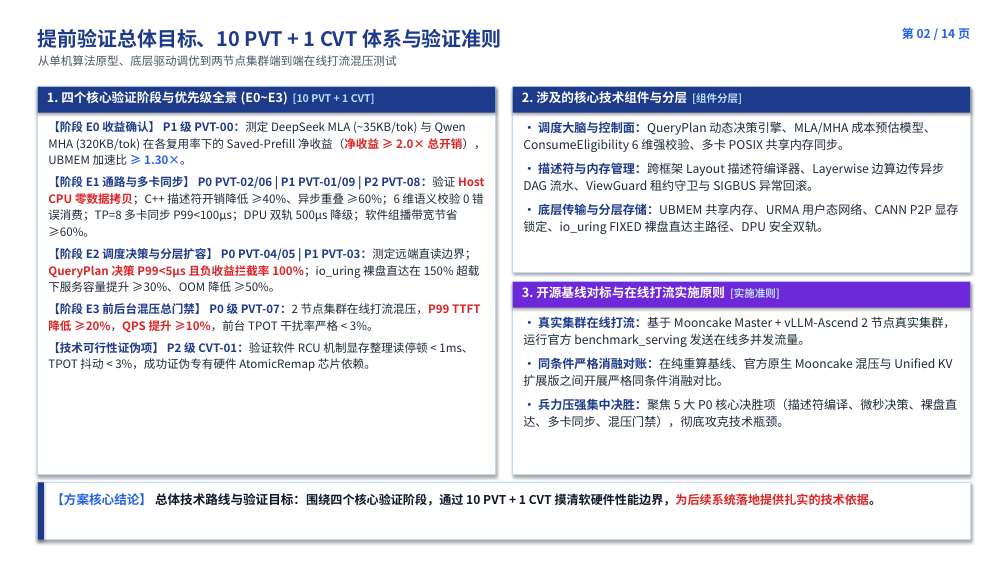
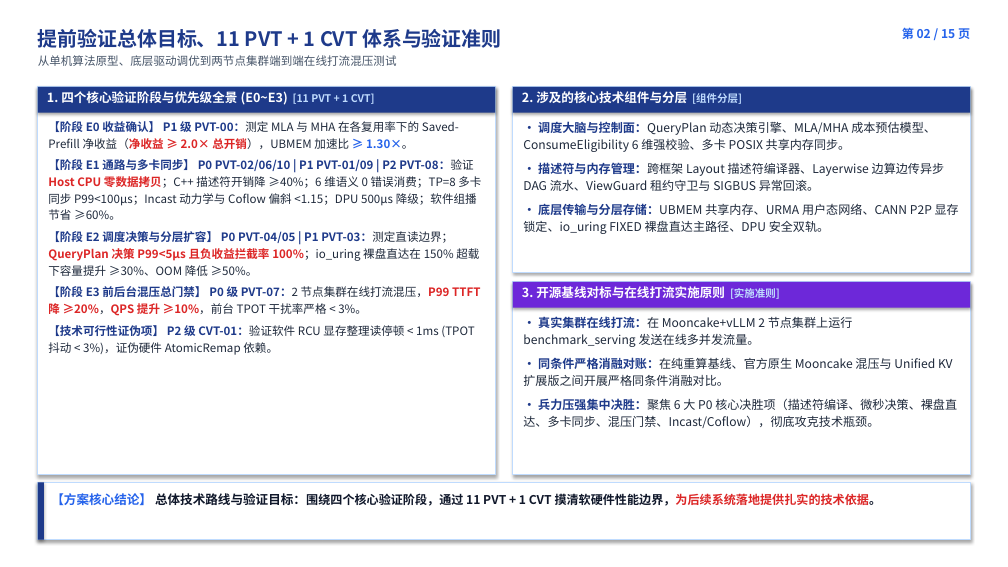
Before and after one commit to stonetree/reports, a slide deck: slide 2 of kvcache/unified_kv_memory/提前验证方案设计/验证计划方案设计/开发人员串讲PPT/00_统一异构KVCache存储池_提前验证全景与开发串讲完整版.pptx. Drawn at 1008x567 pixels with LibreOffice and Linux fonts; fonts in the diff are those of the drawing. Boxes give left, top, right and bottom in pixels: in the first picture for what was removed or moved away, otherwise in the second. Text is boxed around its words. In the diff, an @@ line names an element or a change of style, - is before the commit and + after.

```diff
--- a/kvcache/unified_kv_memory/提前验证方案设计/验证计划方案设计/开发人员串讲PPT/00_统一异构KVCache存储池_提前验证全景与开发串讲完整版.pptx
+++ b/kvcache/unified_kv_memory/提前验证方案设计/验证计划方案设计/开发人员串讲PPT/00_统一异构KVCache存储池_提前验证全景与开发串讲完整版.pptx
@@ text at (x1=38, y1=29, x2=501, y2=48): text changed @@
-提前验证总体目标、10 PVT + 1 CVT 体系与验证准则
+提前验证总体目标、11 PVT + 1 CVT 体系与验证准则
@@ text at (x1=902, y1=26, x2=970, y2=42): text changed @@
-第 02 / 14 页
+第 02 / 15 页
@@ text at (x1=47, y1=91, x2=375, y2=105): text changed @@
-1. 四个核心验证阶段与优先级全景 (E0~E3) [10 PVT + 1 CVT]
+1. 四个核心验证阶段与优先级全景 (E0~E3) [11 PVT + 1 CVT]
@@ text at (x1=48, y1=121, x2=481, y2=355): text changed @@
-【阶段 E0 收益确认】 P1 级 PVT-00：测定 DeepSeek MLA (~35KB/tok) 与 Qwen MHA (320KB/tok) 在各复用率下的 Saved-Prefill 净收益（净收益 ≥ 2.0× 总开销），UBMEM 加速比 ≥ 1.30×。
-【阶段 E1 通路与多卡同步】 P0 PVT-02/06 | P1 PVT-01/09 | P2 PVT-08：验证 Host CPU 零数据拷贝；C++ 描述符开销降低 ≥40%、异步重叠 ≥60%；6 维语义校验 0 错误消费；TP=8 多卡同步 P99<100µs；DPU 双轨 500µs 降级；软件组播带宽节省 ≥60%。
-【阶段 E2 调度决策与分层扩容】 P0 PVT-04/05 | P1 PVT-03：测定远端直读边界；QueryPlan 决策 P99<5µs 且负收益拦截率 100%；io_uring 裸盘直达在 150% 超载下服务容量提升 ≥30%、OOM 降低 ≥50%。
-【阶段 E3 前后台混压总门禁】 P0 级 PVT-07：2 节点集群在线打流混压，P99 TTFT 降低 ≥20%，QPS 提升 ≥10%，前台 TPOT 干扰率严格 < 3%。
-【技术可行性证伪项】 P2 级 CVT-01：验证软件 RCU 机制显存整理读停顿 < 1ms、TPOT 抖动 < 3%，成功证伪专有硬件 AtomicRemap 芯片依赖。
+【阶段 E0 收益确认】 P1 级 PVT-00：测定 MLA 与 MHA 在各复用率下的 Saved-Prefill 净收益（净收益 ≥ 2.0× 总开销），UBMEM 加速比 ≥ 1.30×。
+【阶段 E1 通路与多卡同步】 P0 PVT-02/06/10 | P1 PVT-01/09 | P2 PVT-08：验证 Host CPU 零数据拷贝；C++ 描述符开销降 ≥40%；6 维语义 0 错误消费；TP=8 多卡同步 P99<100µs；Incast 动力学与 Coflow 偏斜 <1.15；DPU 500µs 降级；软件组播节省 ≥60%。
+【阶段 E2 调度决策与分层扩容】 P0 PVT-04/05 | P1 PVT-03：测定直读边界；QueryPlan 决策 P99<5µs 且负收益拦截率 100%；io_uring 裸盘直达在 150% 超载下容量提升 ≥30%、OOM 降低 ≥50%。
+【阶段 E3 前后台混压总门禁】 P0 级 PVT-07：2 节点集群在线打流混压，P99 TTFT 降 ≥20%，QPS 提升 ≥10%，前台 TPOT 干扰率严格 < 3%。
+【技术可行性证伪项】 P2 级 CVT-01：验证软件 RCU 显存整理读停顿 < 1ms (TPOT 抖动 < 3%)，证伪硬件 AtomicRemap 依赖。
@@ text at (x1=523, y1=316, x2=853, y2=347): text changed @@
-• 真实集群在线打流：基于 Mooncake Master + vLLM-Ascend 2 节点真实集群，运行官方 benchmark_serving 发送在线多并发流量。
+• 真实集群在线打流：在 Mooncake+vLLM 2 节点集群上运行 benchmark_serving 发送在线多并发流量。
@@ text at (x1=523, y1=398, x2=957, y2=428): text changed @@
-• 兵力压强集中决胜：聚焦 5 大 P0 核心决胜项（描述符编译、微秒决策、裸盘直达、多卡同步、混压门禁），彻底攻克技术瓶颈。
+• 兵力压强集中决胜：聚焦 6 大 P0 核心决胜项（描述符编译、微秒决策、裸盘直达、多卡同步、混压门禁、Incast/Coflow），彻底攻克技术瓶颈。
@@ text at (x1=51, y1=493, x2=882, y2=506): text changed @@
-【方案核心结论】 总体技术路线与验证目标：围绕四个核心验证阶段，通过 10 PVT + 1 CVT 摸清软硬件性能边界，为后续系统落地提供扎实的技术依据。
+【方案核心结论】 总体技术路线与验证目标：围绕四个核心验证阶段，通过 11 PVT + 1 CVT 摸清软硬件性能边界，为后续系统落地提供扎实的技术依据。
```
Also in this commit, not shown: 13 other slides changed, 1 slide added, 4 other files.
